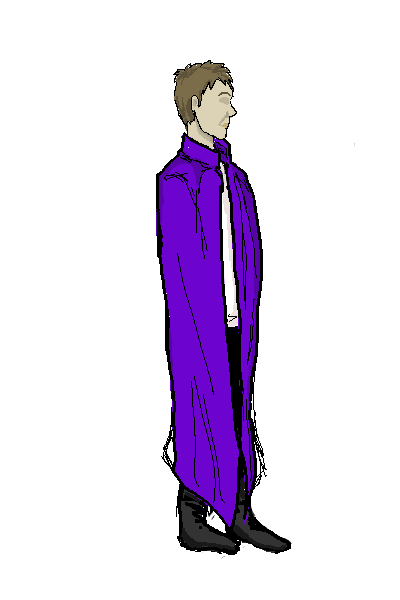
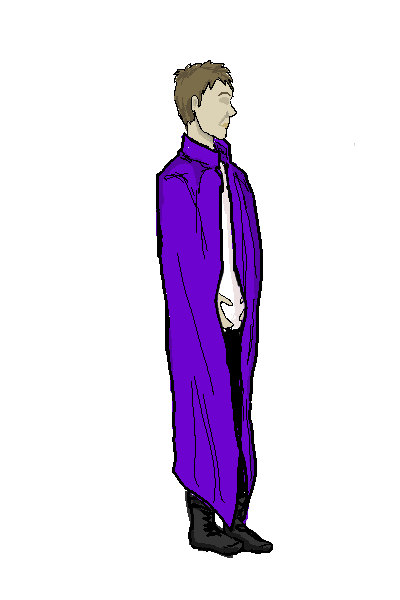
Layer changes from the first (400, 600) image to the second:
painted on "sketch #4" over (x1=214, y1=265, x2=248, y2=373)
added layer "Layer #1" above "Layer" over (x1=215, y1=293, x2=246, y2=330)
renamed "sketch #3" to "Layer", hid it, moved it above "sketch #7", painted on it over (x1=214, y1=261, x2=248, y2=335)
added layer "sketch #7" above "sketch #6" over (x1=185, y1=328, x2=273, y2=558)
added layer "sketch #5" above "sketch #3" over (x1=215, y1=261, x2=245, y2=341)
renamed "sketch #7" to "sketch #3", showed it, painted on it over (x1=174, y1=261, x2=276, y2=558)
renamed "sketch #6" to "sketch #2", painted on it over (x1=161, y1=261, x2=292, y2=563)
renamed "sketch #5" to "sketch #1", hid it, painted on it over (x1=161, y1=261, x2=292, y2=563)
renamed "sketch #2" to "sketch", hid it, opacity 100% → 27%, painted on it over (x1=161, y1=261, x2=292, y2=563)
